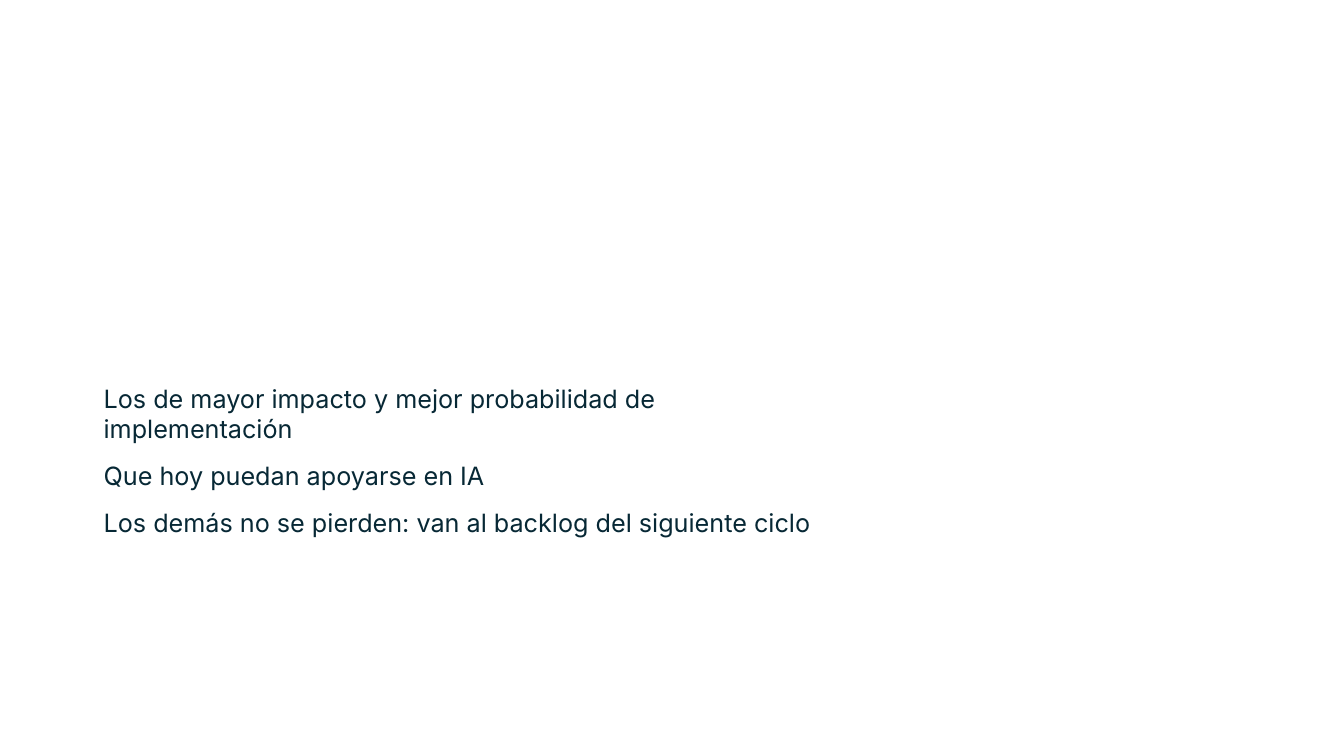
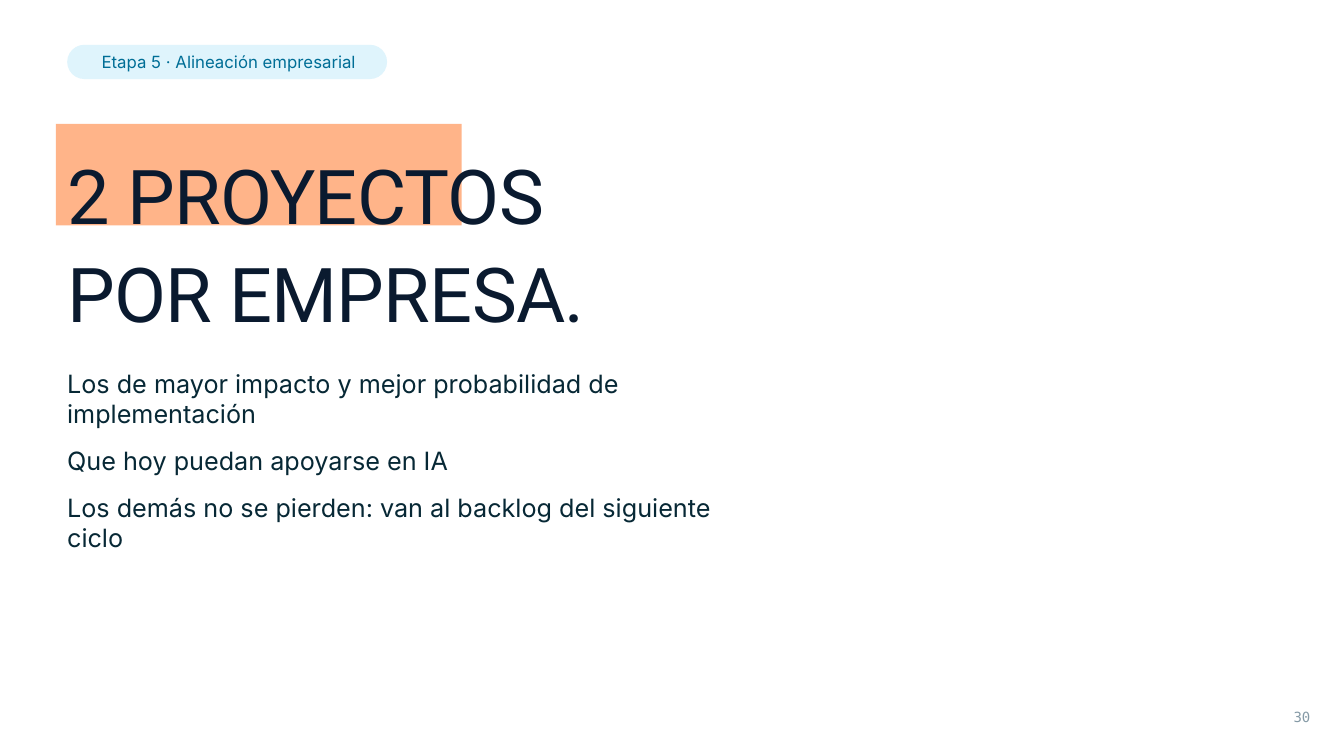
Before and after one commit to vadai-ia/academia-vadai, a slide deck: slide 30 of contenido/claude-en-tu-empresa/sesion-1/entregables/sesion-1-alineacion.pptx (slide 48 before the commit). Drawn at 1344x756 pixels with LibreOffice and Linux fonts; fonts in the diff are those of the drawing; background and template pictures are left out. Boxes give left, top, right and bottom in pixels: in the first picture for what was removed or moved away, otherwise in the second. Text is boxed around its words. In the diff, an @@ line names an element or a change of style, - is before the commit and + after.

```diff
--- a/contenido/claude-en-tu-empresa/sesion-1/entregables/sesion-1-alineacion.pptx
+++ b/contenido/claude-en-tu-empresa/sesion-1/entregables/sesion-1-alineacion.pptx
@@ rounded rectangle added at [68,44,387,79], fill #DFF4FC, 12 pt, text #006E96 @@
+Etapa 5 · Alineación empresarial
@@ rectangle added at [56,124,463,226], fill #FFB489 @@
@@ text added at [67,156,584,323], 54 pt, text #0A1A2F @@
+2 PROYECTOS
+POR EMPRESA.
@@ text "Los de mayor impacto y ..." rewrapped from [104,389,810,537] to [67,374,710,548] @@
@@ text added at [1294,711,1311,722], 10 pt, text #859AA6 @@
+30
```
Also in this commit, not shown: 8 other slides changed, 27 slides added, 46 slides removed, 50 other files.
